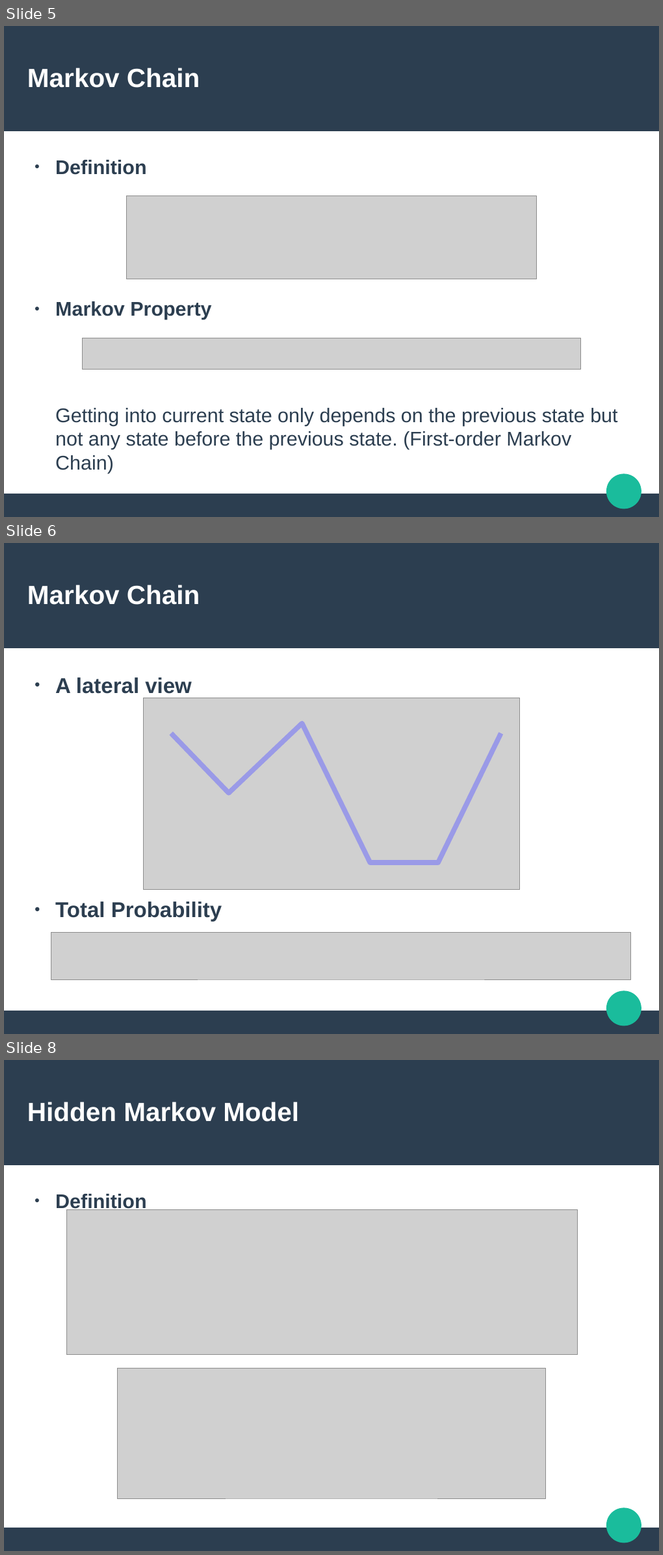
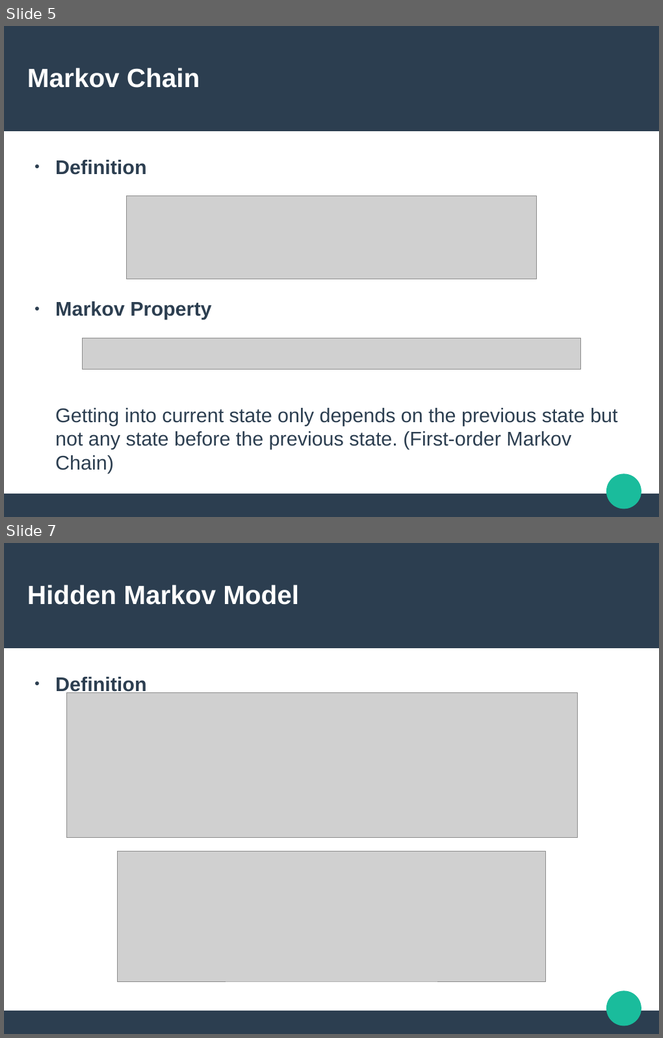
Before and after one commit to Sleepwalking/hmm-workshop, a slide deck: slides.odp. Shown one above the other, each under a label of ours: slides 5, 6 and 8 before the commit, slides 5 and 7 after it; the slides between them are not shown. The pictures are 663x1555 and 663x1038 pixels, drawn with LibreOffice and Linux fonts; fonts in the diff are those of the drawing; grey boxes stand for pictures. Boxes give left, top, right and bottom in pixels: in the first picture for what was removed or moved away, otherwise in the second. Text is boxed around its words. In the diff, an @@ line names an element or a change of style, - is before the commit and + after.

```diff
--- a/slides.odp
+++ b/slides.odp
@@ slide 6 removed at box(4, 543, 659, 1034), background #FFFFFF; not listed: 3 template elements that a slide beside it also shows @@
@@ title removed at box(27, 585, 200, 605) @@
-Markov Chain
@@ text removed at box(55, 678, 222, 922) @@
-● A lateral view
-● Total Probability
@@ picture removed at box(143, 698, 520, 889) @@
@@ freeform shape removed at box(171, 724, 501, 863) @@
@@ picture removed at box(51, 933, 631, 980) @@
@@ what was slide 8 is now slide 7 @@
```
Also in this commit, not shown: 4 slides changed, 1 other slide removed, 1 other file.
